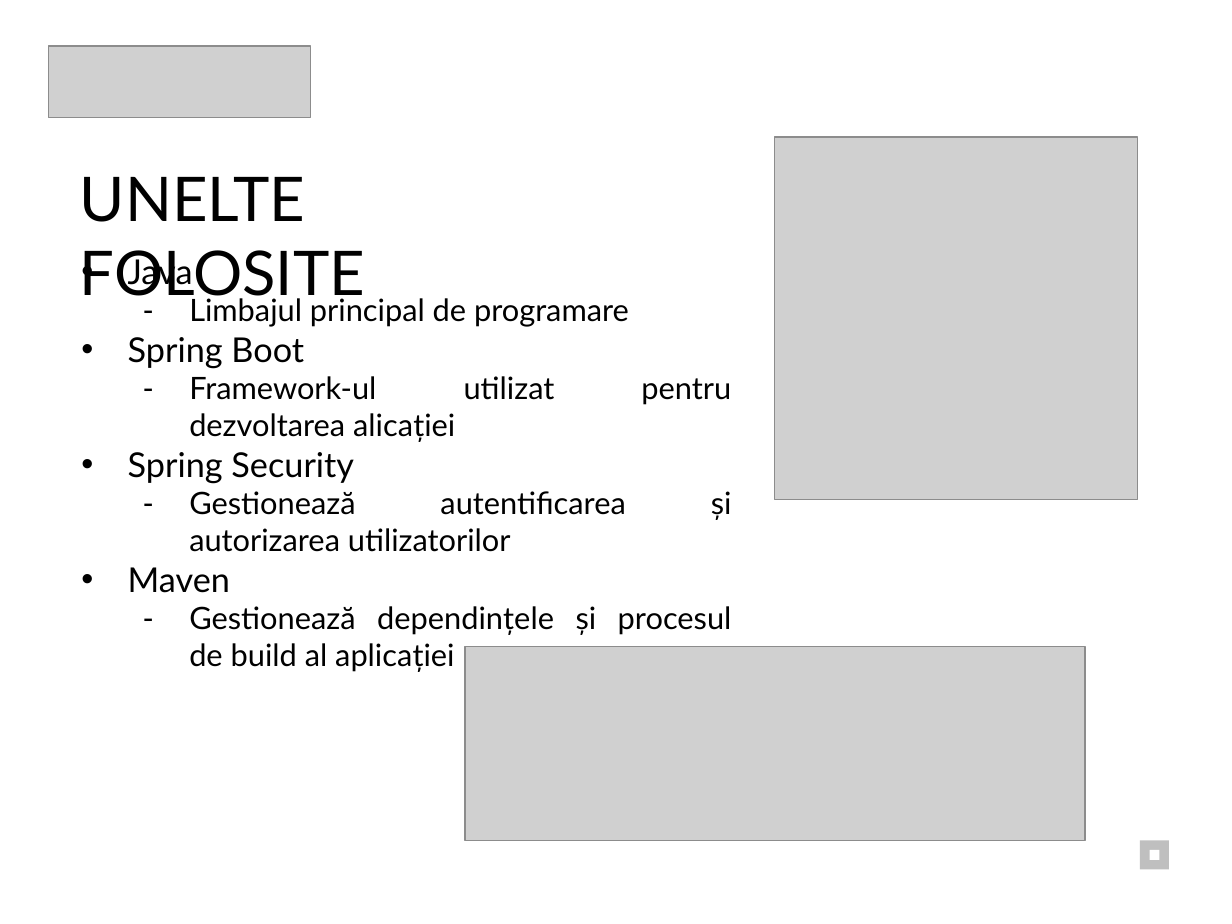
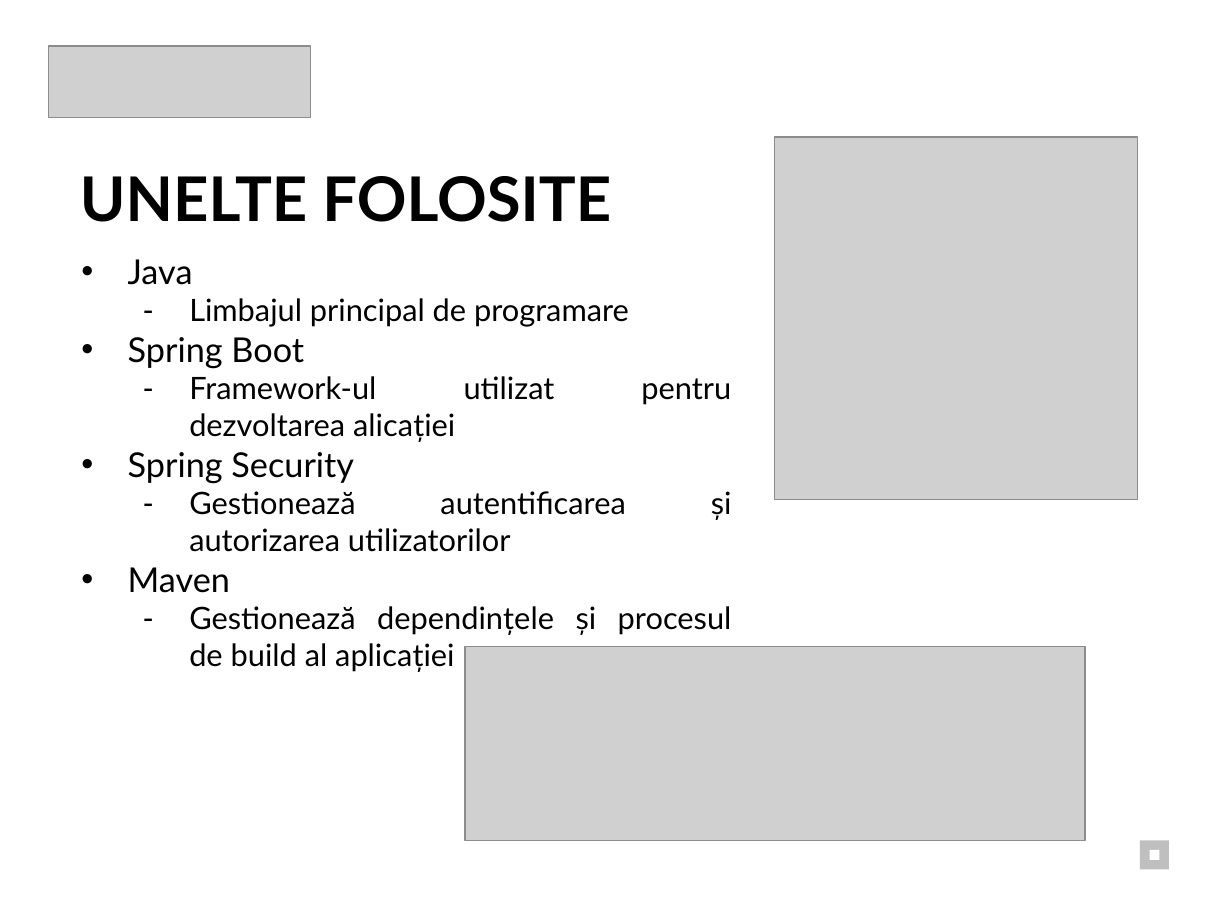
Before and after one commit to AndreiBertescu/NotePlan, a slide deck: slide 3 of Prezentare_Noteplan.pptx. Drawn at 1232x924 pixels with LibreOffice and Linux fonts; fonts in the diff are those of the drawing; grey boxes stand for pictures. Boxes give left, top, right and bottom in pixels: in the first picture for what was removed or moved away, otherwise in the second. Text is boxed around its words. In the diff, an @@ line names an element or a change of style, - is before the commit and + after.

```diff
--- a/Prezentare_Noteplan.pptx
+++ b/Prezentare_Noteplan.pptx
@@ text "UNELTE FOLOSITE" at (x1=80, y1=176, x2=611, y2=222): bold on @@
```
Also in this commit, not shown: 11 other slides changed, 2 other files.
